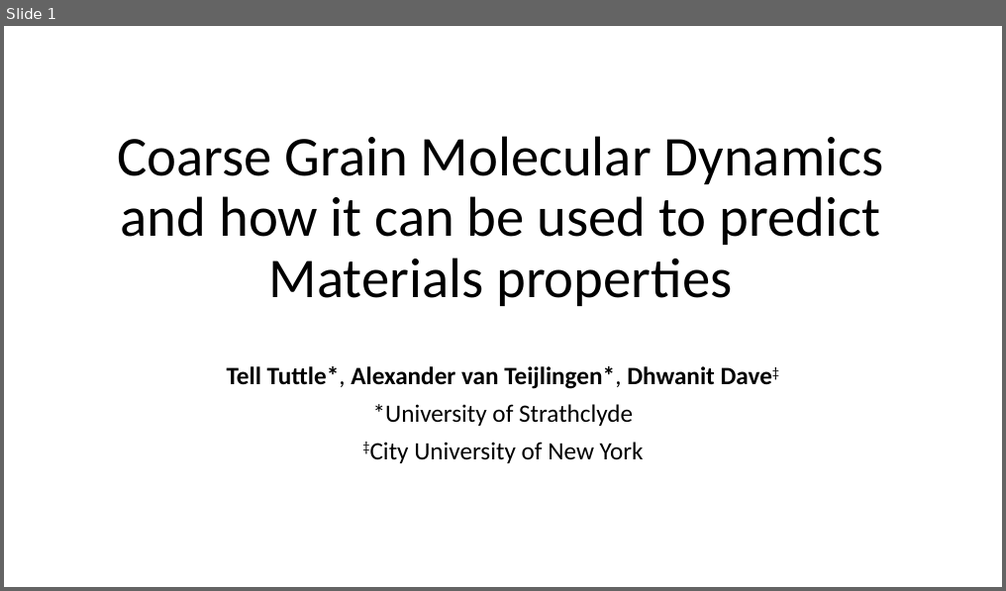
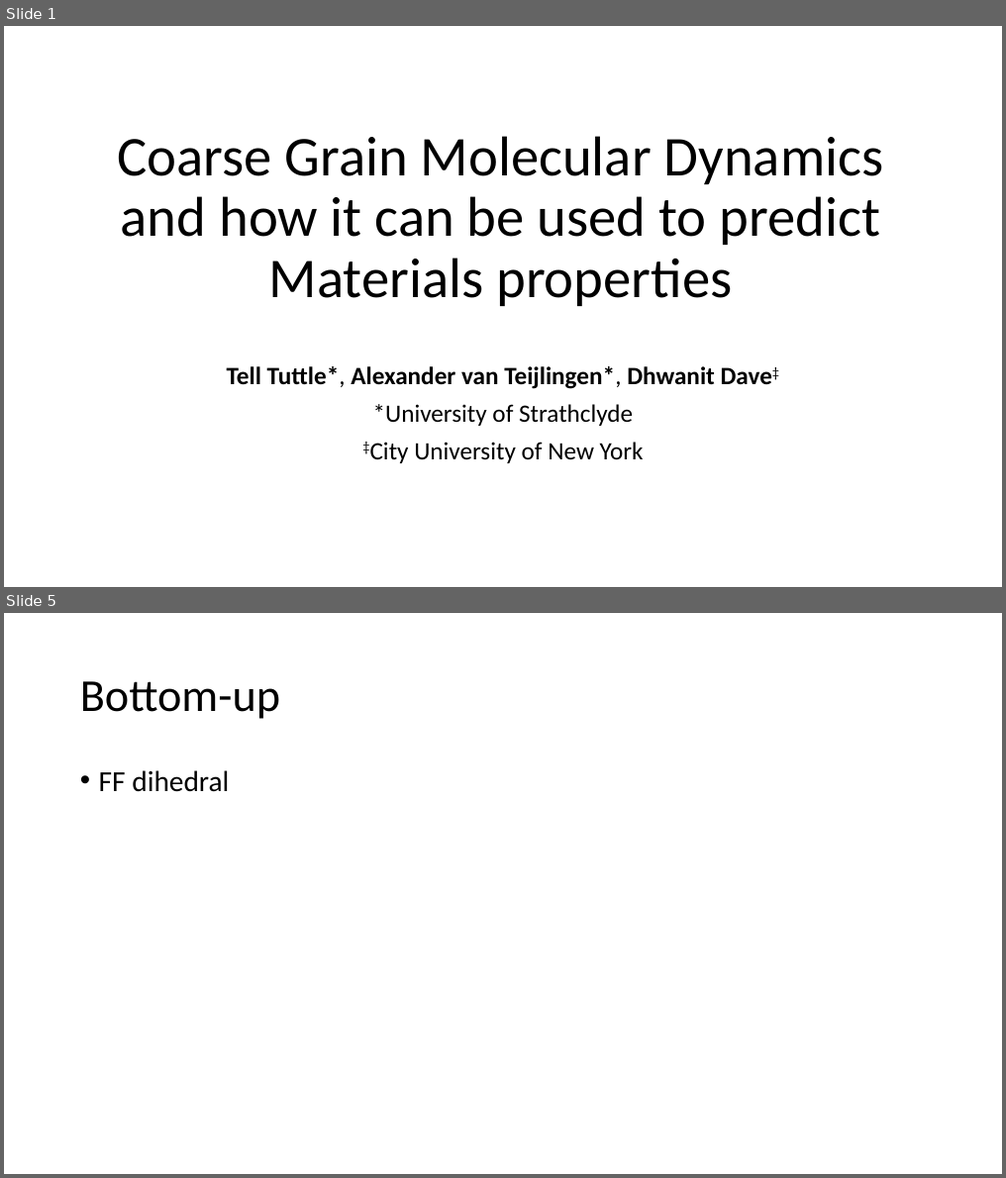
Before and after one commit to avanteijlingen/Tutorial-SB06, a slide deck: CGMD.pptx. Shown one above the other, each under a label of ours: slide 1 before the commit, slides 1 and 5 after it; the slides between them are not shown. The pictures are 1006x591 and 1006x1178 pixels, drawn with LibreOffice and Linux fonts; fonts in the diff are those of the drawing. Boxes give left, top, right and bottom in pixels: in the first picture for what was removed or moved away, otherwise in the second. Text is boxed around its words. In the diff, an @@ line names an element or a change of style, - is before the commit and + after.

```diff
--- a/CGMD.pptx
+++ b/CGMD.pptx
@@ slide 5 added at (4,613,1002,1174), background #FFFFFF @@
@@ title added at (80,681,280,719), 44 pt, text #000000 @@
+Bottom-up
@@ text added at (99,770,229,792), 28 pt, text #000000 @@
+• FF dihedral
```
Also in this commit, not shown: 3 other slides added, 1 slide removed.
